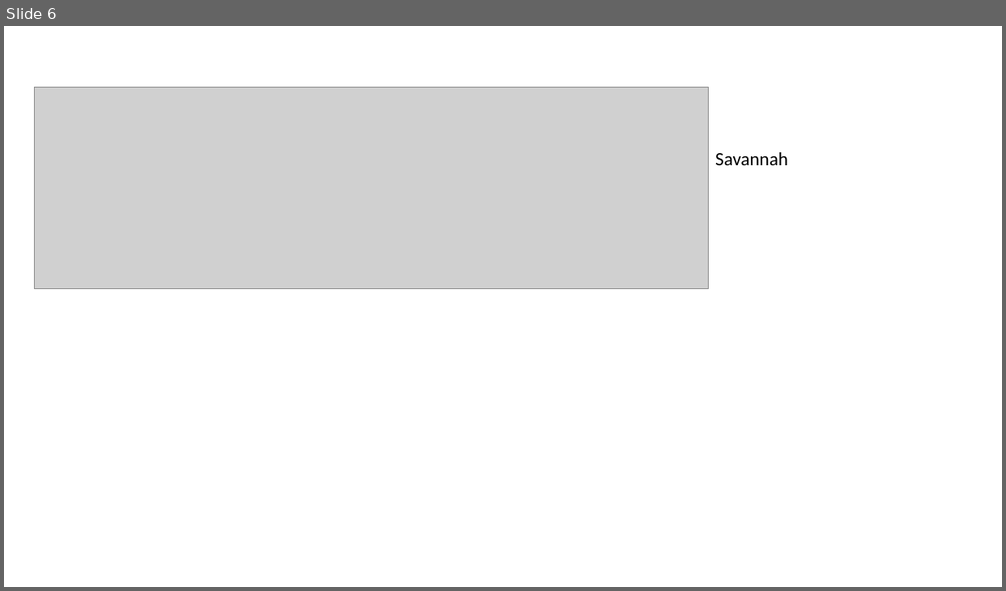
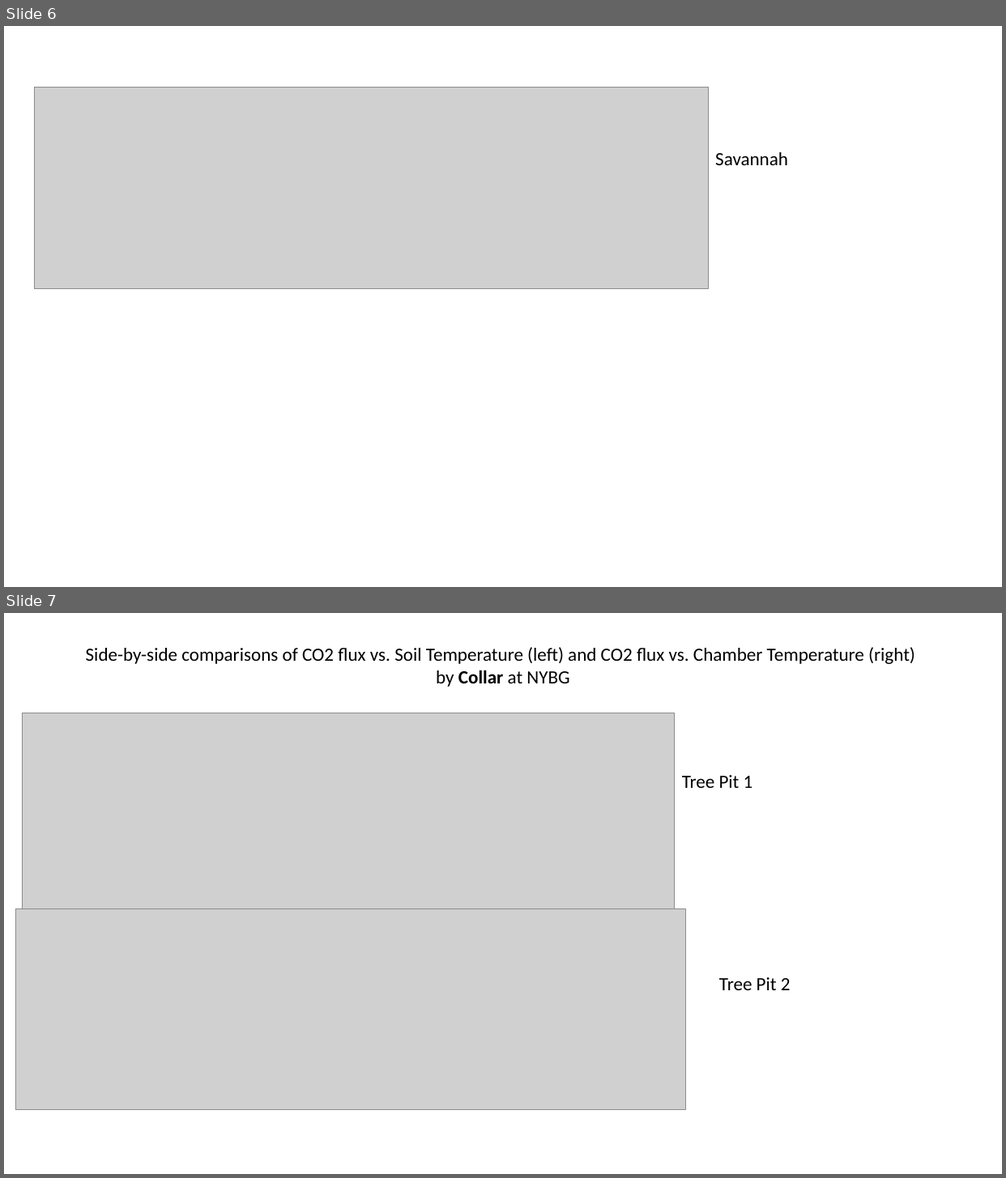
Before and after one commit to rosehanuy/soil-flux-nybg, a slide deck: Chamber_Temp_Plots.pptx. Shown one above the other, each under a label of ours: slide 6 before the commit, slides 6 and 7 after it. The pictures are 1006x591 and 1006x1178 pixels, drawn with LibreOffice and Linux fonts; fonts in the diff are those of the drawing; grey boxes stand for pictures. Boxes give left, top, right and bottom in pixels: in the first picture for what was removed or moved away, otherwise in the second. Text is boxed around its words. In the diff, an @@ line names an element or a change of style, - is before the commit and + after.

Commit message:
added collar plots to ppt

```diff
--- a/Chamber_Temp_Plots.pptx
+++ b/Chamber_Temp_Plots.pptx
@@ slide 7 added at (4,613,1002,1174), background #FFFFFF @@
@@ text added at (86,647,915,687), 18 pt, text #000000 @@
+Side-by-side comparisons of CO2 flux vs. Soil Temperature (left) and CO2 flux vs. Chamber Temperature (right)
+by Collar at NYBG
@@ picture added at (22,713,674,909) @@
@@ text added at (682,775,753,788), 18 pt, text #000000 @@
+Tree Pit 1
@@ picture added at (15,909,685,1111) @@
@@ text added at (719,977,791,990), 18 pt, text #000000 @@
+Tree Pit 2
```
Also in this commit, not shown: 1 slide changed, 10 other slides added, 2 other files.
